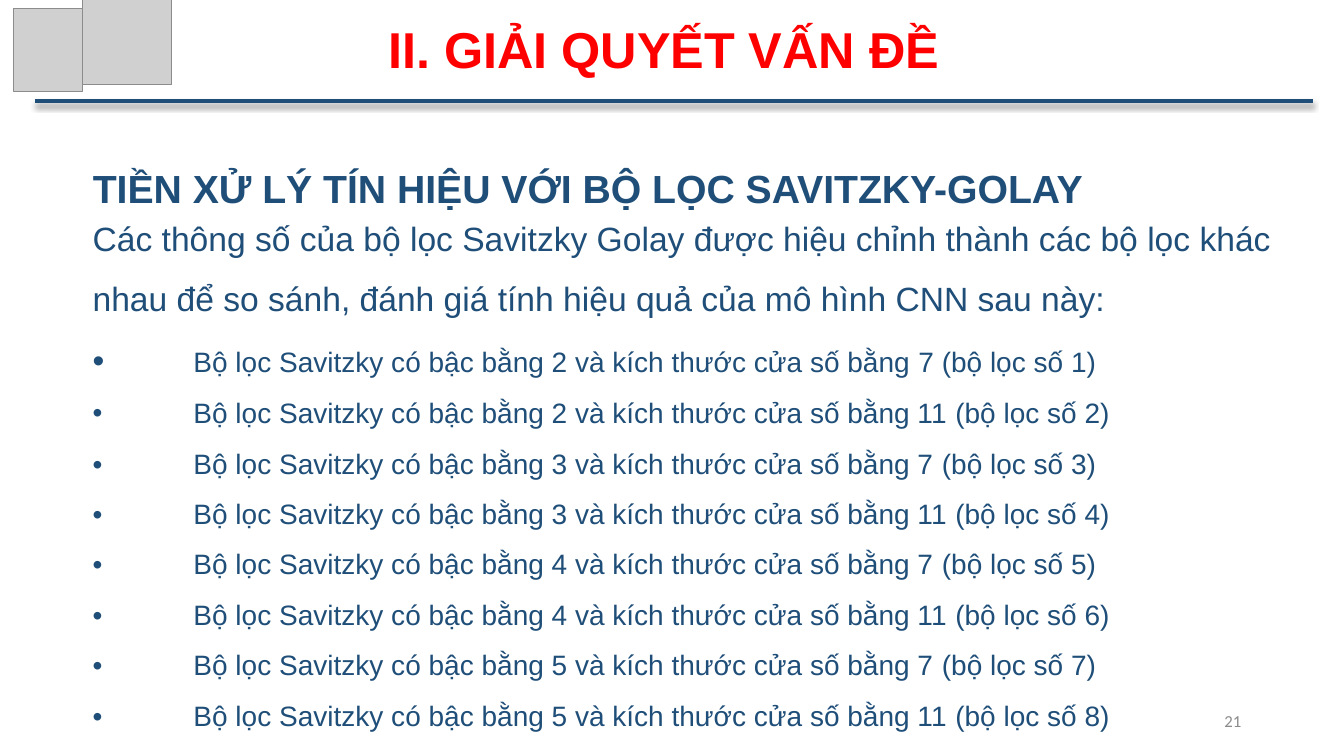
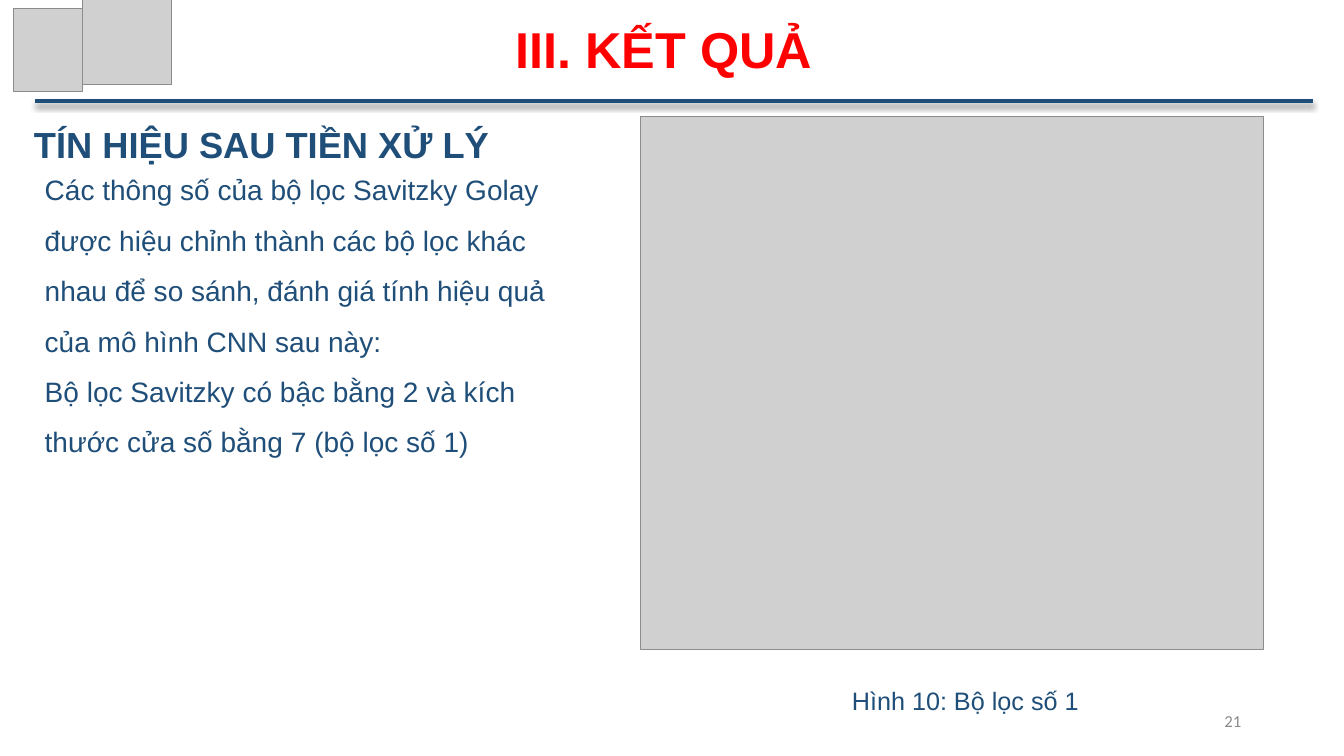
Before and after one commit to ThuTrongNguyen/Thesis, a slide deck: slide 21 of SlideBaoCao_NguyenTrongThu.pptx. Drawn at 1344x756 pixels with LibreOffice and Linux fonts; fonts in the diff are those of the drawing; grey boxes stand for pictures. Boxes give left, top, right and bottom in pixels: in the first picture for what was removed or moved away, otherwise in the second. Text is boxed around its words. In the diff, an @@ line names an element or a change of style, - is before the commit and + after.

Commit message:
add

```diff
--- a/SlideBaoCao_NguyenTrongThu.pptx
+++ b/SlideBaoCao_NguyenTrongThu.pptx
@@ text at bbox=[516, 28, 812, 78]: text changed @@
-II. GIẢI QUYẾT VẤN ĐỀ
+III. KẾT QUẢ
@@ picture added at bbox=[640, 117, 1264, 650] @@
@@ text added at bbox=[34, 130, 489, 165], 25.9 pt, text #1F4E79, bold @@
+TÍN HIỆU SAU TIỀN XỬ LÝ
@@ text added at bbox=[45, 178, 545, 457], 20 pt, text #1F4E79 @@
+Các thông số của bộ lọc Savitzky Golay được hiệu chỉnh thành các bộ lọc khác nhau để so sánh, đánh giá tính hiệu quả của mô hình CNN sau này:
+Bộ lọc Savitzky có bậc bằng 2 và kích thước cửa số bằng 7 (bộ lọc số 1)
@@ text removed at bbox=[93, 172, 1083, 210] @@
-TIỀN XỬ LÝ TÍN HIỆU VỚI BỘ LỌC SAVITZKY-GOLAY
@@ text removed at bbox=[93, 225, 1271, 731] @@
-Các thông số của bộ lọc Savitzky Golay được hiệu chỉnh thành các bộ lọc khác nhau để so sánh, đánh giá tính hiệu quả của mô hình CNN sau này:
-• Bộ lọc Savitzky có bậc bằng 2 và kích thước cửa số bằng 7 (bộ lọc số 1)
-• Bộ lọc Savitzky có bậc bằng 2 và kích thước cửa số bằng 11 (bộ lọc số 2)
-• Bộ lọc Savitzky có bậc bằng 3 và kích thước cửa số bằng 7 (bộ lọc số 3)
-• Bộ lọc Savitzky có bậc bằng 3 và kích thước cửa số bằng 11 (bộ lọc số 4)
-• Bộ lọc Savitzky có bậc bằng 4 và kích thước cửa số bằng 7 (bộ lọc số 5)
-• Bộ lọc Savitzky có bậc bằng 4 và kích thước cửa số bằng 11 (bộ lọc số 6)
-• Bộ lọc Savitzky có bậc bằng 5 và kích thước cửa số bằng 7 (bộ lọc số 7)
-• Bộ lọc Savitzky có bậc bằng 5 và kích thước cửa số bằng 11 (bộ lọc số 8)
@@ text added at bbox=[852, 690, 1079, 714], 18 pt, text #1F4E79 @@
+Hình 10: Bộ lọc số 1
```
Also in this commit, not shown: 13 other slides changed, 7 slides added.
